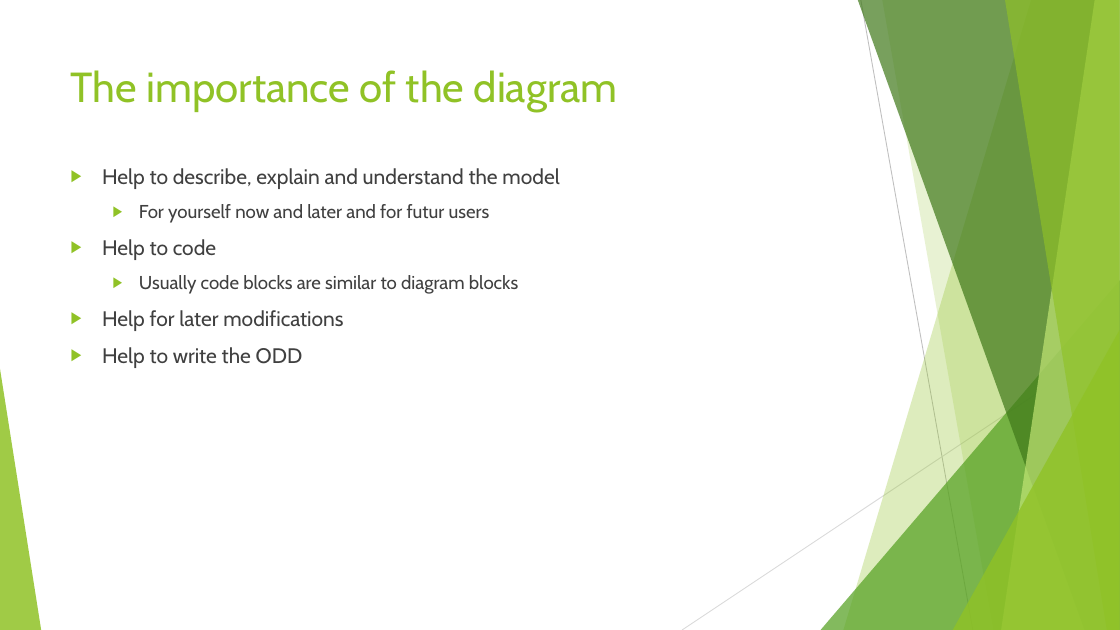
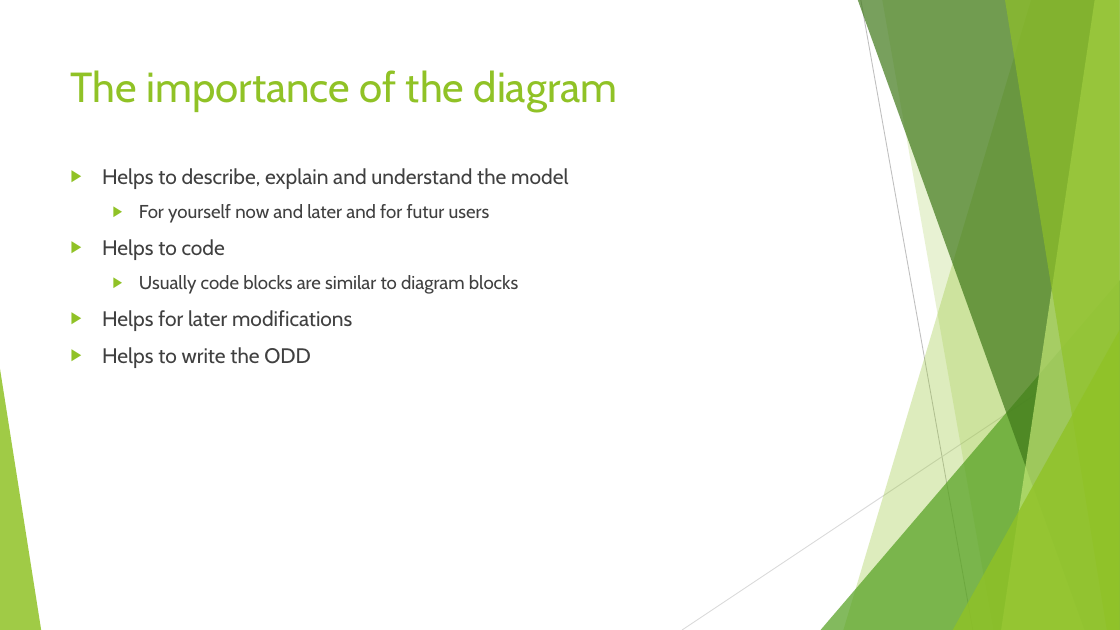
Before and after one commit to SarahBauduin/formation_IBM_NetLogoR, a slide deck: slide 5 of docs/slides/5_Publish.pptx. Drawn at 1120x630 pixels with LibreOffice and Linux fonts; fonts in the diff are those of the drawing. Boxes give left, top, right and bottom in pixels: in the first picture for what was removed or moved away, otherwise in the second. Text is boxed around its words. In the diff, an @@ line names an element or a change of style, - is before the commit and + after.

```diff
--- a/docs/slides/5_Publish.pptx
+++ b/docs/slides/5_Publish.pptx
@@ text at (102, 168, 568, 189): text changed @@
-▶ Help to describe, explain and understand the model
+▶ Helps to describe, explain and understand the model
@@ text at (102, 239, 225, 260): text changed @@
-▶ Help to code
+▶ Helps to code
@@ text at (102, 310, 352, 368): text changed @@
-▶ Help for later modifications
-▶ Help to write the ODD
+▶ Helps for later modifications
+▶ Helps to write the ODD
```
Also in this commit, not shown: 1 other slide changed, 6 other files.
